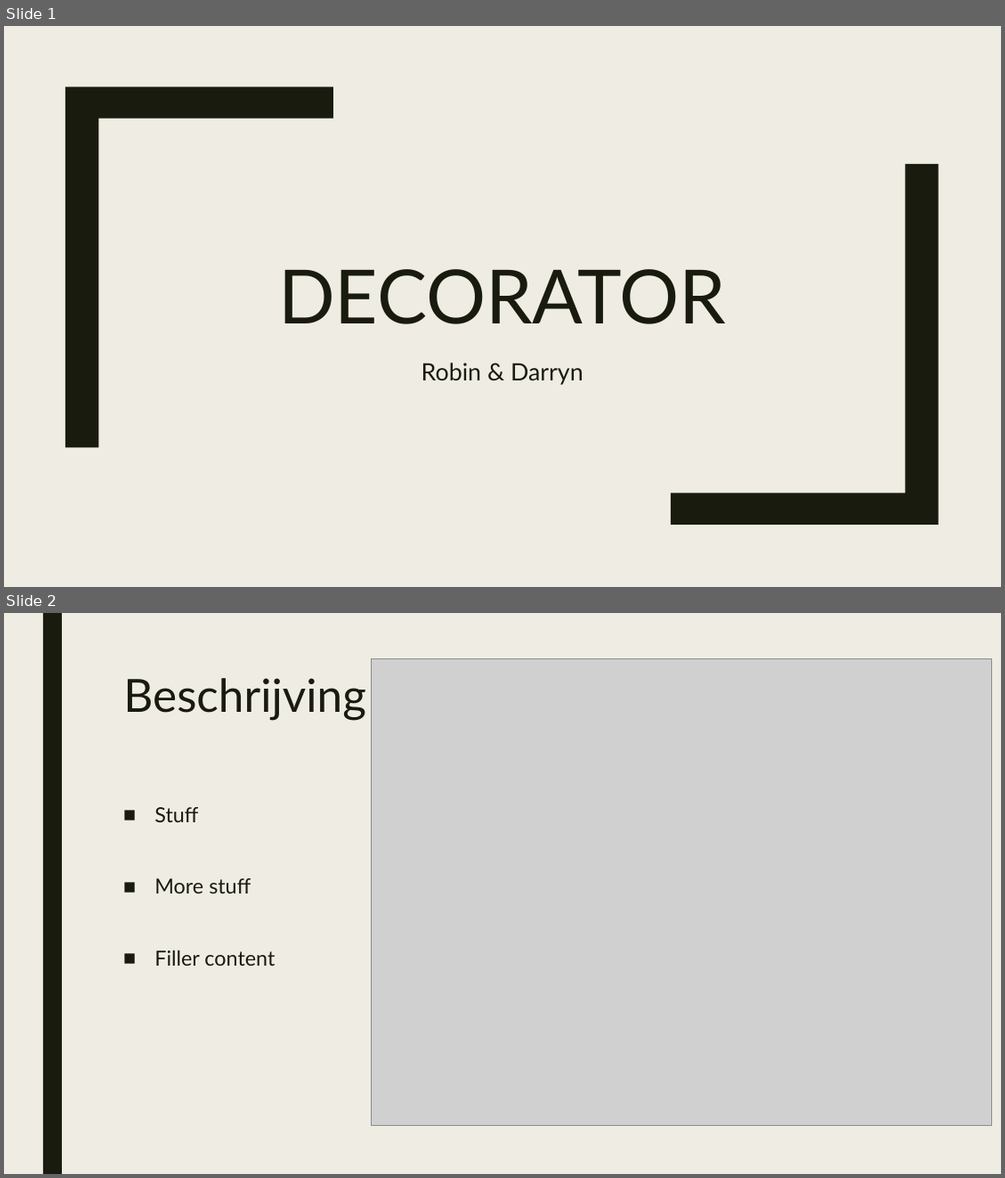
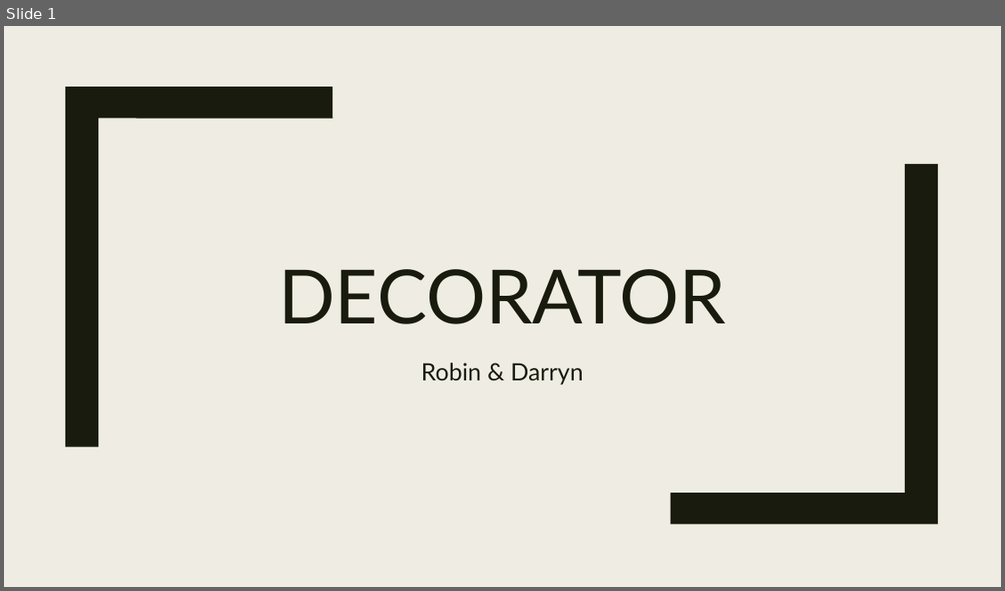
Before and after one commit to Rboin/Decorator_Pattern, a slide deck: DecoratorPowerPoint.ppt. Shown one above the other, each under a label of ours: slides 1 and 2 before the commit, slide 1 after it. The pictures are 1005x1178 and 1005x591 pixels, drawn with LibreOffice and Linux fonts; fonts in the diff are those of the drawing; grey boxes stand for pictures. Boxes give left, top, right and bottom in pixels: in the first picture for what was removed or moved away, otherwise in the second. Text is boxed around its words. In the diff, an @@ line names an element or a change of style, - is before the commit and + after.

```diff
--- a/DecoratorPowerPoint.ppt
+++ b/DecoratorPowerPoint.ppt
@@ slide 2 removed at box(4, 613, 1001, 1174), background #EFEDE3 @@
@@ rectangle removed at box(43, 613, 62, 1174) @@
@@ picture removed at box(371, 658, 991, 1125) @@
@@ title removed at box(123, 678, 366, 720) @@
-Beschrijving
@@ text removed at box(154, 807, 275, 965) @@
-■ Stuff
-■ More stuff
-■ Filler content
```
Also in this commit, not shown: 2 other slides changed, 7 slides added, 2 other slides removed, 13 other files.
